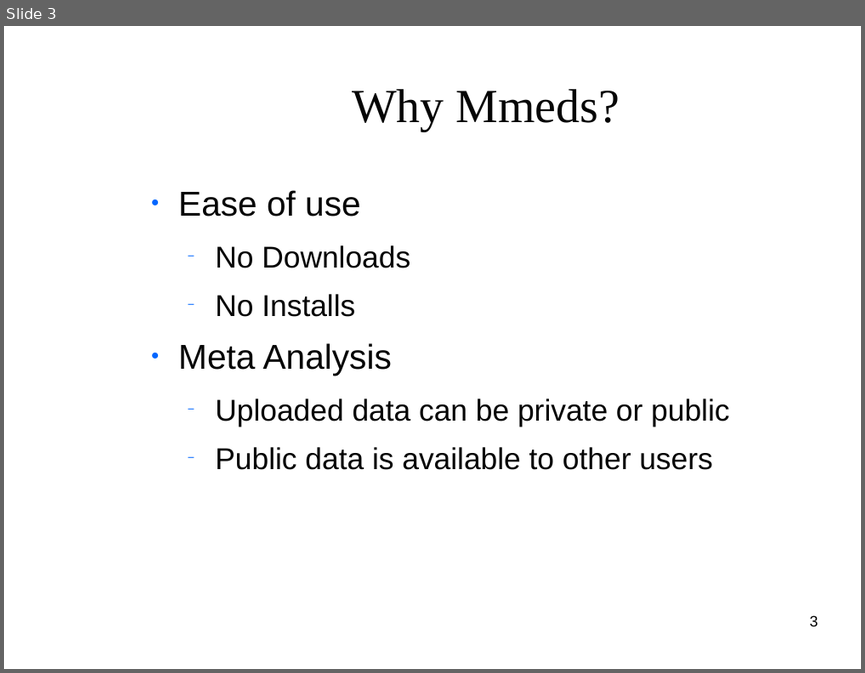
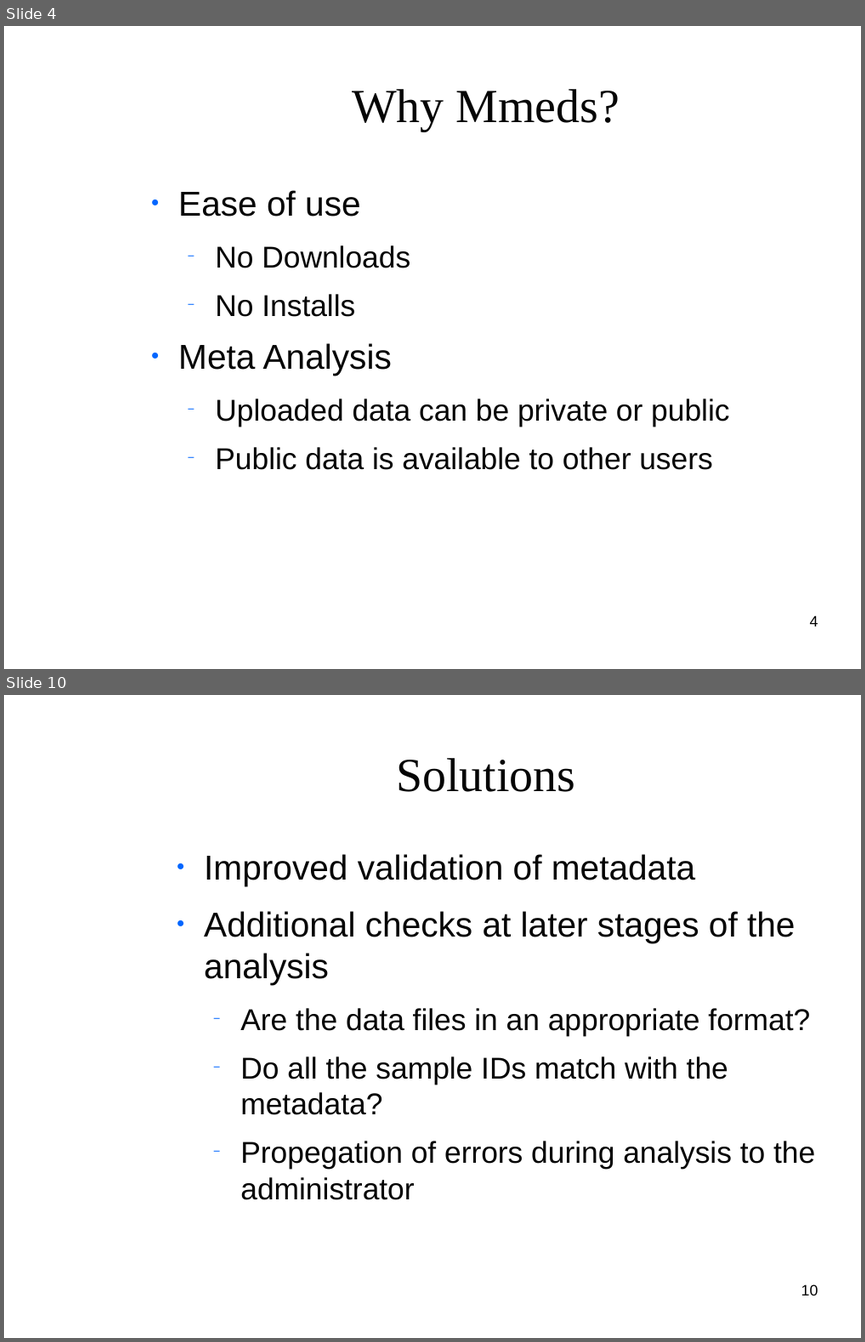
Before and after one commit to clemente-lab/mmeds-meta, a slide deck: sql/mmeds.odp. Shown one above the other, each under a label of ours: slide 3 before the commit, slides 4 and 10 after it; the slides between them are not shown. The pictures are 865x673 and 865x1342 pixels, drawn with LibreOffice and Linux fonts; fonts in the diff are those of the drawing; background and template pictures are left out. Boxes give left, top, right and bottom in pixels: in the first picture for what was removed or moved away, otherwise in the second. Text is boxed around its words. In the diff, an @@ line names an element or a change of style, - is before the commit and + after.

Commit message:
Enhancement additional analysis (#129)
* Added group composition to qiime2 analysis

* Added taxa level analysis

* Setup creationg of child tool

* initial test of sub-analysis working

* initial test of sub-analysis working

* Something weird with qiime2

* Got child analysis spawning to work

* Old tests passing

* Working on automatic child spawning during analysis

* Issue testing multiple child analyses

* Updated test_analysis

* Updates to tool.py

* update for minerva

* cannot start processes

* Qiime1 sub analysis working

* see if it will pass on travis

* longer wait time

* Updated analysis to take less time

* Adding script for importing dataset

* first draft of script

* Some updates

* BufGix in util

* Test travis how long will it take

* UPdate datadir names

* Removed sub analysis from tests

* UPdate selection of sub analysis

* Working on improving analysis

* Updates for minerva job submission

* Tests should finally be passing

* Updated summary to load modules from mmeds_dir

* updaate queue

* Fixed issue with test_analysis.py

* Adding back coveragerc

```diff
--- a/sql/mmeds.odp
+++ b/sql/mmeds.odp
@@ slide 10 added at (x1=4, y1=695, x2=861, y2=1338), background picture (left out) @@
@@ title added at (x1=396, y1=758, x2=575, y2=792), 44 pt, text #050505 @@
+Solutions
@@ text added at (x1=204, y1=854, x2=815, y2=1200), 27.9 pt, text #050505 @@
+● Improved validation of metadata
+● Additional checks at later stages of the analysis
+  − Are the data files in an appropriate format?
+  − Do all the sample IDs match with the metadata?
+  − Propegation of errors during analysis to the administrator
@@ page number added at (x1=801, y1=1284, x2=818, y2=1295), 14 pt, text #000000 @@
+10
@@ what was slide 3 is now slide 4 @@
@@ page number at (x1=810, y1=615, x2=818, y2=626): text changed @@
-3
+4
```
Also in this commit, not shown: 7 slides changed, 3 other slides added, 3 slides removed, 25 other files.
